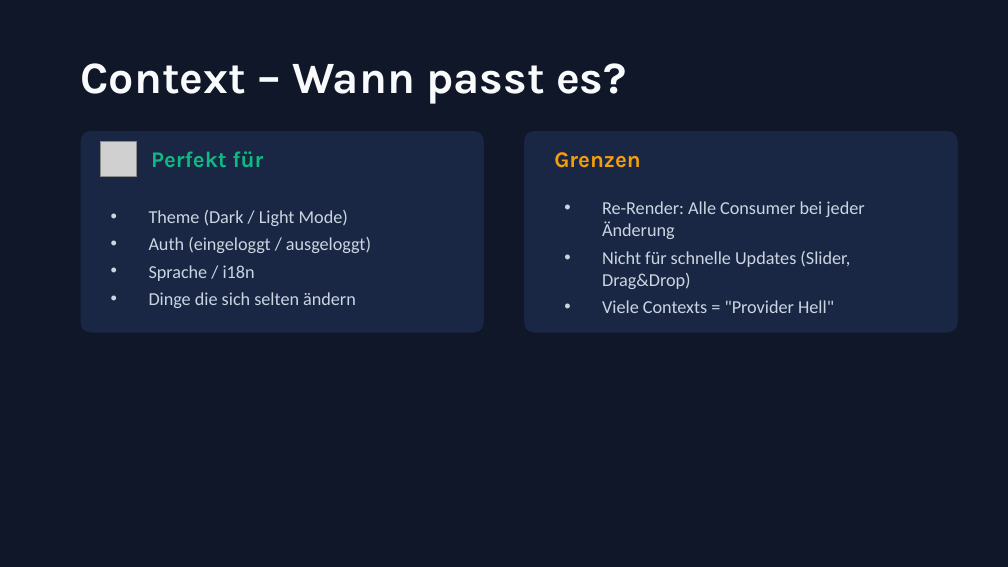
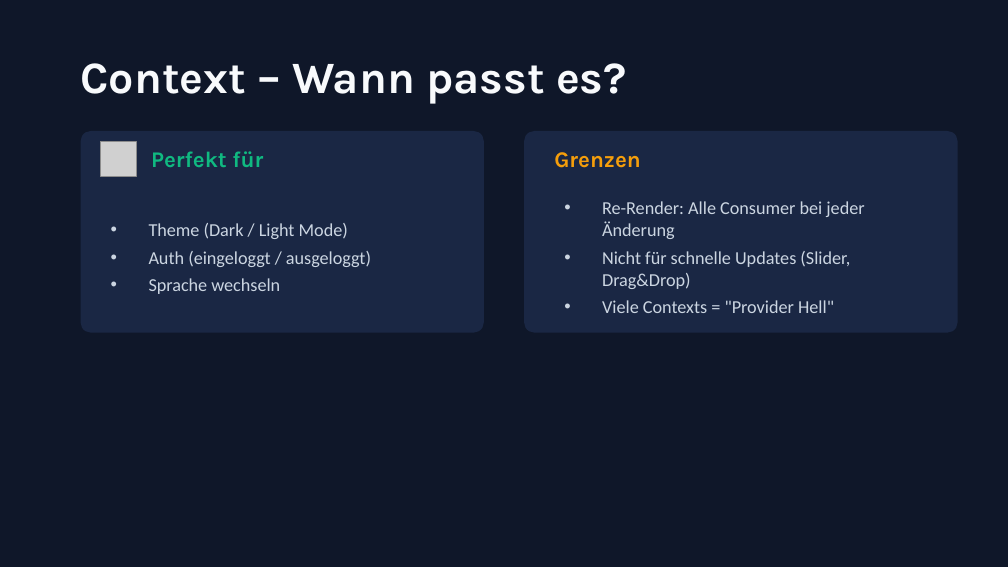
Before and after one commit to trungvt138/medieninformatik, a slide deck: slide 11 of WebProgramming/6.Termin/state-management-react.pptx. Drawn at 1008x567 pixels with LibreOffice and Linux fonts; fonts in the diff are those of the drawing; grey boxes stand for pictures. Boxes give left, top, right and bottom in pixels: in the first picture for what was removed or moved away, otherwise in the second. Text is boxed around its words. In the diff, an @@ line names an element or a change of style, - is before the commit and + after.

```diff
--- a/WebProgramming/6.Termin/state-management-react.pptx
+++ b/WebProgramming/6.Termin/state-management-react.pptx
@@ text at bbox=[149, 278, 280, 294]: text changed @@
-• Sprache / i18n
-• Dinge die sich selten ändern
+• Sprache wechseln
```
Also in this commit, not shown: 4 other slides changed, 4 slides added, 1 slide removed, 18 other files.
